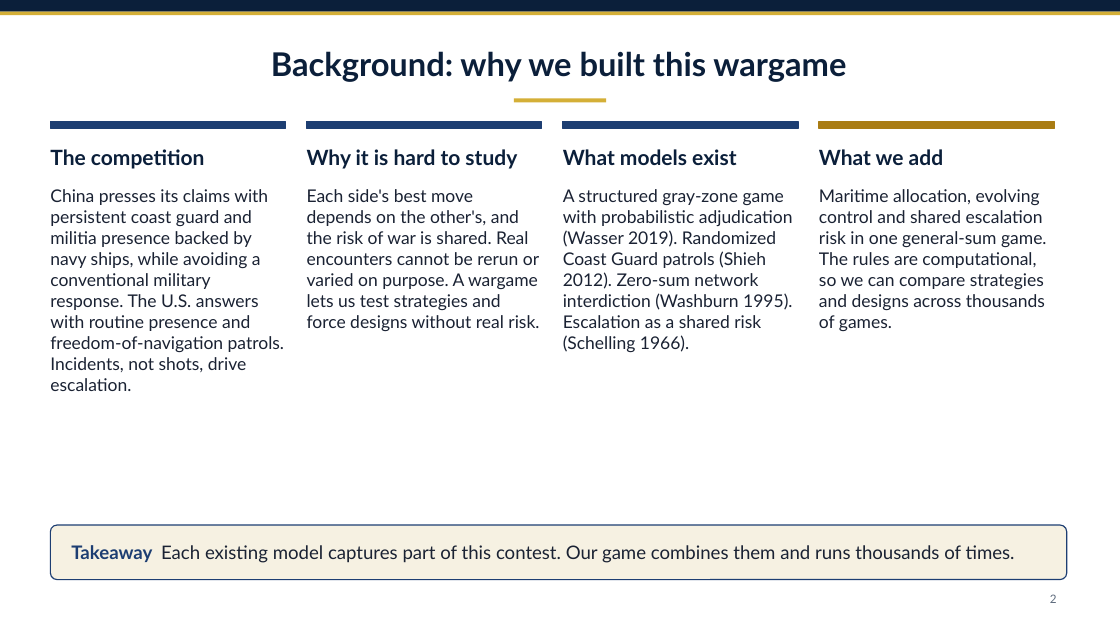
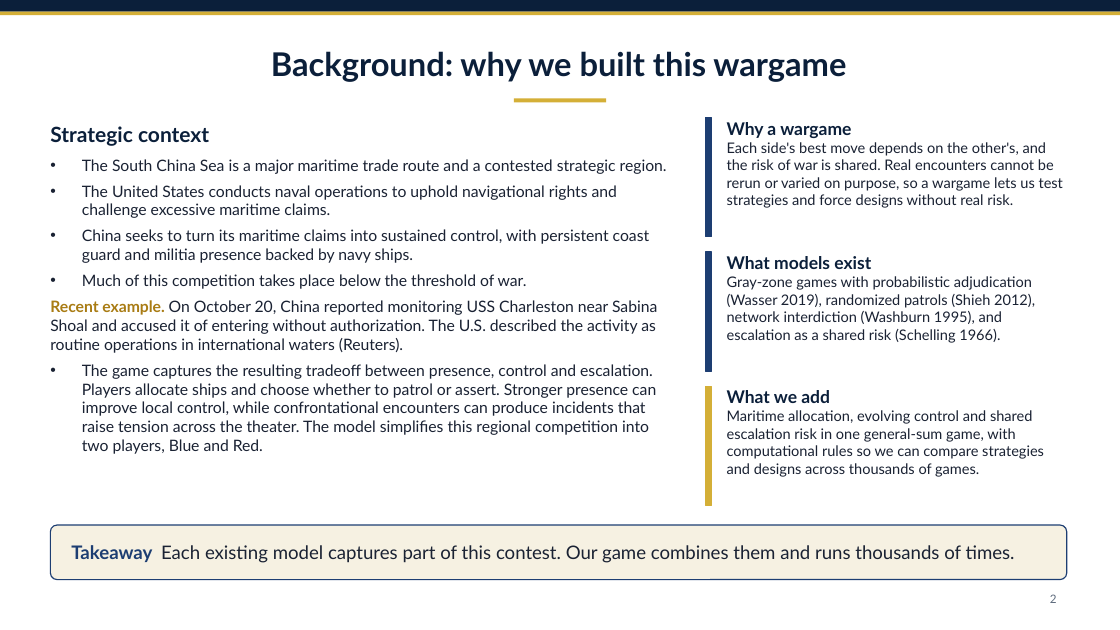
Before and after one commit to draggin-anchor/6.S974-Wargaming-Term-Project, a slide deck: slide 2 of deliverables/02-workshop1-slides.pptx. Drawn at 1120x630 pixels with LibreOffice and Linux fonts; fonts in the diff are those of the drawing. Boxes give left, top, right and bottom in pixels: in the first picture for what was removed or moved away, otherwise in the second. Text is boxed around its words. In the diff, an @@ line names an element or a change of style, - is before the commit and + after.

Commit message:
Workshop 1 slides: merge Tate's strategic context into the background slide

```diff
--- a/deliverables/02-workshop1-slides.pptx
+++ b/deliverables/02-workshop1-slides.pptx
@@ rectangle added at [706,118,712,237], fill #1D3E72, outline #1D3E72 1 pt @@
@@ rectangle removed at [50,122,286,129] @@
@@ text removed at [50,149,205,169] @@
-The competition
@@ text added at [50,126,209,146], 18 pt, text #0B1F3A, bold @@
+Strategic context
@@ rectangle removed at [307,122,542,129] @@
@@ text removed at [307,149,517,169] @@
-Why it is hard to study
@@ rectangle removed at [563,122,798,129] @@
@@ text removed at [563,149,736,165] @@
-What models exist
@@ text at [727,122,1063,208]: text changed; size 15 to 12.5 pt @@
-Each side's best move depends on the other's, and the risk of war is shared. Real encounters cannot be rerun or varied on purpose. A wargame lets us test strategies and force designs without real risk.
+Why a wargame
+Each side's best move depends on the other's, and the risk of war is shared. Real encounters cannot be rerun or varied on purpose, so a wargame lets us test strategies and force designs without real risk.
@@ rectangle removed at [819,122,1054,129] @@
@@ text removed at [819,149,943,165] @@
-What we add
@@ text added at [50,159,667,454], 13.5 pt, text #1A2233 @@
+• The South China Sea is a major maritime trade route and a contested strategic region.
+• The United States conducts naval operations to uphold navigational rights and challenge excessive maritime claims.
+• China seeks to turn its maritime claims into sustained control, with persistent coast guard and militia presence backed by navy ships.
+• Much of this competition takes place below the threshold of war.
+• Recent example. On October 20, China reported monitoring USS Charleston near Sabina Shoal and accused it of entering without authorization. The U.S. described the activity as routine operations in international waters (Reuters).
+• The game captures the resulting tradeoff between presence, control and escalation. Players allocate ships and choose whether to patrol or assert. Stronger presence can improve local control, while confrontational encounters can produce incidents that raise tension across the theater. The model simplifies this regional competition into two players, Blue and Red.
@@ text removed at [50,189,284,391] @@
-China presses its claims with persistent coast guard and militia presence backed by navy ships, while avoiding a conventional military response. The U.S. answers with routine presence and freedom-of-navigation patrols. Incidents, not shots, drive escalation.
@@ rectangle added at [706,252,712,371], fill #1D3E72, outline #1D3E72 1 pt @@
@@ text at [727,256,1035,343]: text changed; size 15 to 12.5 pt @@
-A structured gray-zone game with probabilistic adjudication (Wasser 2019). Randomized Coast Guard patrols (Shieh 2012). Zero-sum network interdiction (Washburn 1995). Escalation as a shared risk (Schelling 1966).
+What models exist
+Gray-zone games with probabilistic adjudication (Wasser 2019), randomized patrols (Shieh 2012), network interdiction (Washburn 1995), and escalation as a shared risk (Schelling 1966).
@@ rectangle added at [706,386,712,506], fill #D4AF37, outline #D4AF37 1 pt @@
@@ text at [727,390,1044,477]: text changed; size 15 to 12.5 pt @@
-Maritime allocation, evolving control and shared escalation risk in one general-sum game. The rules are computational, so we can compare strategies and designs across thousands of games.
+What we add
+Maritime allocation, evolving control and shared escalation risk in one general-sum game, with computational rules so we can compare strategies and designs across thousands of games.
```
Also in this commit, not shown: 2 other slides changed, 2 other files.
